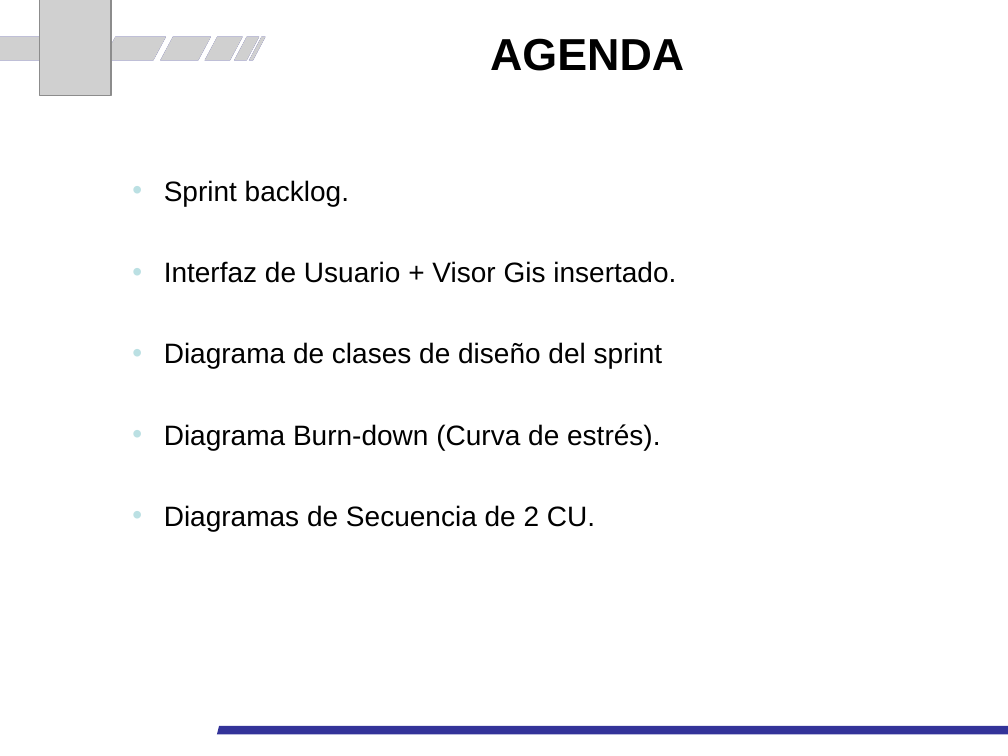
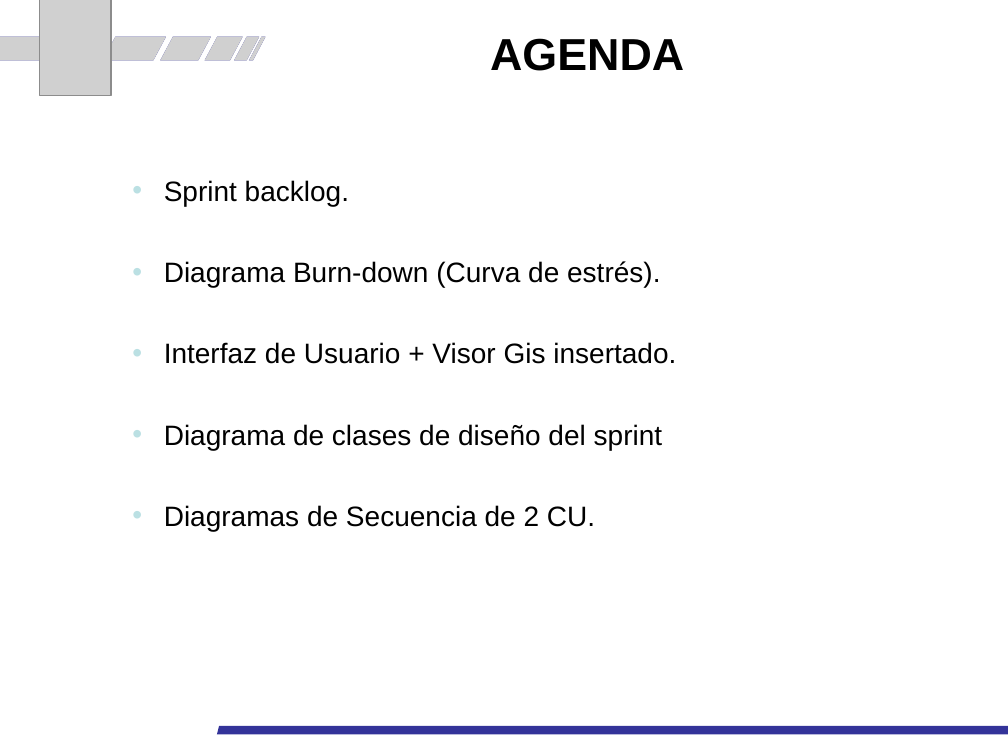
Before and after one commit to pquella/buscaminas, a slide deck: slide 2 of PrimerSprint/Presentación_PrimerSprint_AGNEX.pptx. Drawn at 1008x756 pixels with LibreOffice and Linux fonts; fonts in the diff are those of the drawing; grey boxes stand for pictures. Boxes give left, top, right and bottom in pixels: in the first picture for what was removed or moved away, otherwise in the second. Text is boxed around its words. In the diff, an @@ line names an element or a change of style, - is before the commit and + after.

```diff
--- a/PrimerSprint/Presentación_PrimerSprint_AGNEX.pptx
+++ b/PrimerSprint/Presentación_PrimerSprint_AGNEX.pptx
@@ text at [164, 261, 660, 287]: paragraph added @@
+• Diagrama Burn-down (Curva de estrés).
@@ text at [164, 424, 660, 450]: paragraph removed @@
-• Diagrama Burn-down (Curva de estrés).
```
Also in this commit, not shown: 1 other slide changed.
